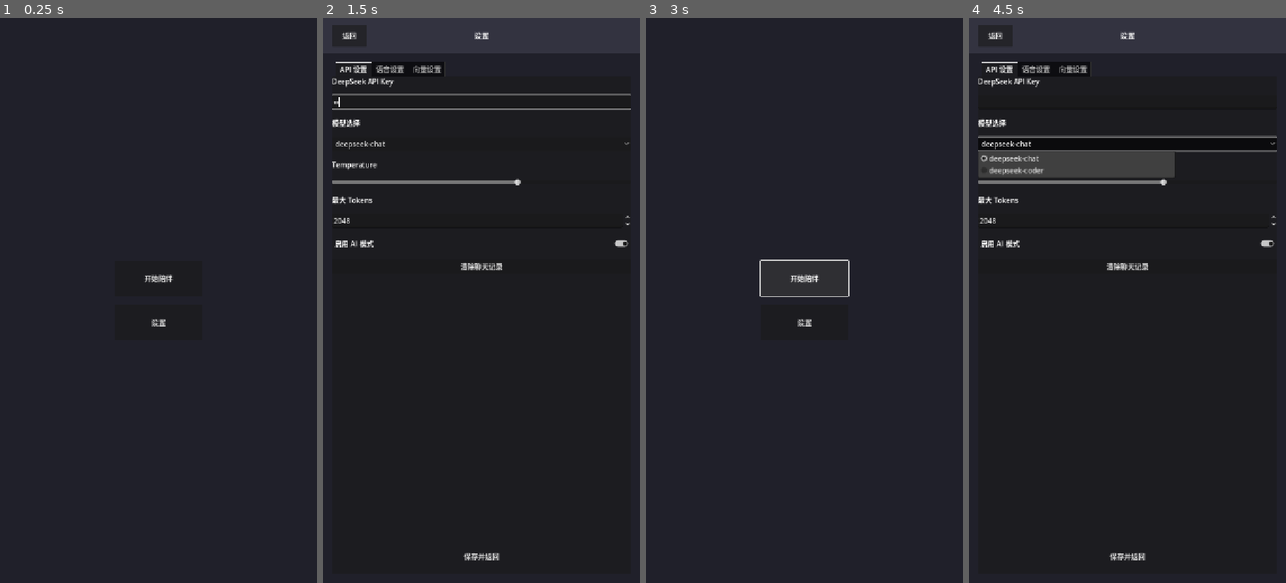
Above: before the commit, frames 1-4 (left to right).
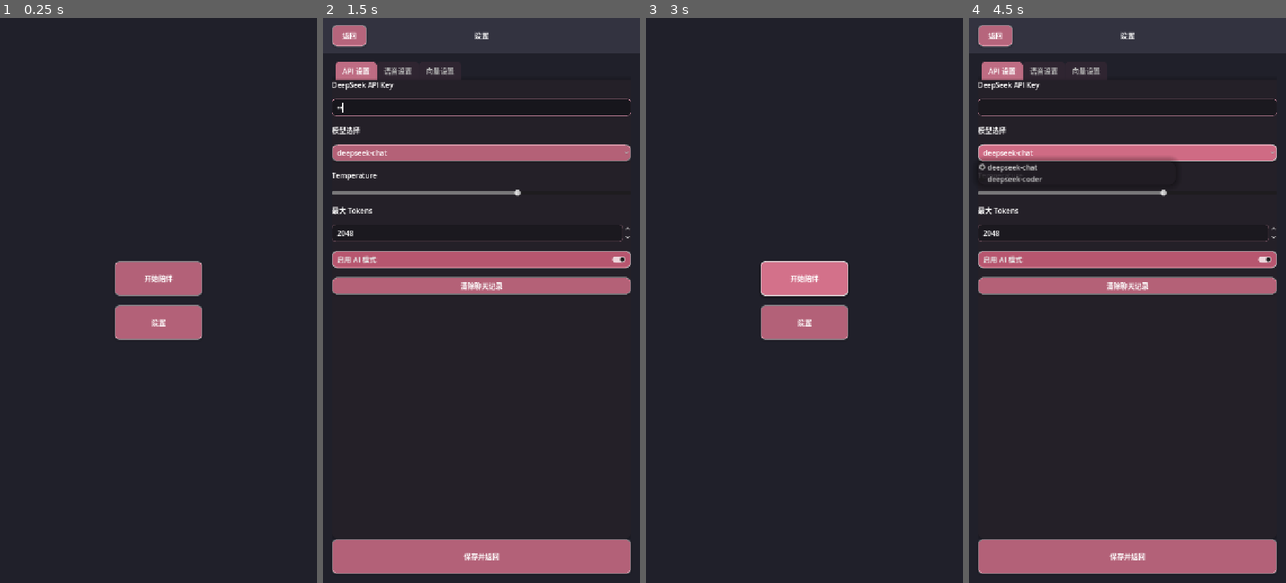
Above: after the commit, the same moments.

Repository: qunbaiby/GalChat
Game: Godot game, scene res://scenes/ui/start/start_scene.tscn
Same seed, same stepped clock (60 frames per second), same inputs: the game is played once before the commit and once after it.
Inputs (mouse positions are in pixels of both pictures, inside the frame that each line leads up to):
- Up to frame 1 (0.25 s): no input
- Up to frame 2 (1.5 s): click "设置" at 0.5 s; click (481, 102) at 1.27 s; type "12" at 1.35 s
- Up to frame 3 (3 s): click "返回" at 2 s; click "开始陪伴" at 2.75 s
- Up to frame 4 (4.5 s): click "设置" at 3.5 s; click "deepseek-chat" at 4.25 s

The runs differ from the first frame. In frame 1, 3.4% of the frame differs, in the area x 36-64%, y 43-57%; in frame 2, 19%; in frame 3, 3.6%; in frame 4, 21%, in the area x 2-98%, y 1-99%.

Commit message:
feat: 移除语音识别功能并重构音频总线配置
- 删除豆包ASR服务相关代码，包括UI控件、配置项和API类
- 重构音频总线布局，添加MuteBus以实现录音静音控制
- 启用音频输入驱动并设置自定义GUI主题
- 清理不再使用的资源文件和引用

Diff:
--- a/default_bus_layout.tres
+++ b/default_bus_layout.tres
@@ -6,9 +6,15 @@
 [resource]
 bus/1/name = &"Record"
 bus/1/solo = false
-bus/1/mute = true
+bus/1/mute = false
 bus/1/bypass_fx = false
 bus/1/volume_db = 0.0
-bus/1/send = &"Master"
+bus/1/send = &"MuteBus"
 bus/1/effect/0/effect = SubResource("AudioEffectRecord_1")
 bus/1/effect/0/enabled = true
+bus/2/name = &"MuteBus"
+bus/2/solo = false
+bus/2/mute = true
+bus/2/bypass_fx = false
+bus/2/volume_db = 0.0
+bus/2/send = &"Master"
--- a/project.godot
+++ b/project.godot
@@ -14,6 +14,10 @@
 run/main_scene="res://scenes/ui/start/start_scene.tscn"
 config/features=PackedStringArray("4.5", "GL Compatibility")
 config/icon="res://icon.svg"
+
+[audio]
+
+driver/enable_input=true
 
 [autoload]
 
@@ -43,6 +47,10 @@
 "res://scripts/": "red"
 }
 
+[gui]
+
+theme/custom="res://assets/themes/galchat_theme.tres"
+
 [rendering]
 
 renderer/rendering_method="gl_compatibility"
--- a/scenes/ui/chat/chat_scene.tscn
+++ b/scenes/ui/chat/chat_scene.tscn
@@ -11,10 +11,7 @@
 [ext_resource type="AudioStream" uid="uid://cv5be50dpyrvy" path="res://assets/audio/bgm/Luna.mp3" id="6_oa57e"]
 [ext_resource type="PackedScene" uid="uid://br1kcissdv26v" path="res://scenes/ui/chat/debug_panel.tscn" id="7_debug"]
 [ext_resource type="PackedScene" uid="uid://hx2jrjgjff11" path="res://scenes/ui/chat/toast_notification.tscn" id="8_toast"]
-[ext_resource type="Script" uid="uid://0654av2m37bv" path="res://scripts/api/doubao_ASR_Service.gd" id="doubao_asr"]
 [ext_resource type="PackedScene" uid="uid://gift_panel" path="res://scenes/ui/gift/gift_panel.tscn" id="gift_scene"]
-
-[sub_resource type="AudioStreamMicrophone" id="AudioStreamMicrophone_1"]
 
 [node name="ChatScene" type="Control"]
 layout_mode = 3
@@ -212,12 +209,6 @@
 wrap_mode = 1
 scroll_fit_content_height = true
 
-[node name="VoiceRecordButton" type="Button" parent="InputLayer/HBoxContainer"]
-custom_minimum_size = Vector2(100, 0)
-layout_mode = 2
-theme_override_font_sizes/font_size = 25
-text = "🎙"
-
 [node name="AffectionButton" type="Button" parent="InputLayer/HBoxContainer"]
 custom_minimum_size = Vector2(80, 0)
 layout_mode = 2
@@ -241,14 +232,6 @@
 
 [node name="DoubaoTTSService" type="Node" parent="."]
 script = ExtResource("4_pfs5l")
-
-[node name="DoubaoASRService" type="Node" parent="."]
-script = ExtResource("doubao_asr")
-
-[node name="MicCapture" type="AudioStreamPlayer" parent="."]
-stream = SubResource("AudioStreamMicrophone_1")
-autoplay = true
-bus = &"Record"
 
 [node name="AudioStreamPlayer" type="AudioStreamPlayer" parent="."]
 autoplay = true
--- a/scenes/ui/settings/settings_scene.tscn
+++ b/scenes/ui/settings/settings_scene.tscn
@@ -162,14 +162,6 @@
 layout_mode = 2
 text = "volcano_tts"
 
-[node name="ASRClusterLabel" type="Label" parent="ScrollContainer/TabContainer/语音设置"]
-layout_mode = 2
-text = "豆包 ASR Cluster"
-
-[node name="ASRClusterInput" type="LineEdit" parent="ScrollContainer/TabContainer/语音设置"]
-layout_mode = 2
-text = "volcengine_streaming_asr"
-
 [node name="VoiceTypeLabel" type="Label" parent="ScrollContainer/TabContainer/语音设置"]
 layout_mode = 2
 text = "音色 (Voice Type)"
--- a/scripts/api/doubao_ASR_Service.gd
+++ /dev/null
@@ -1,106 +0,0 @@
-class_name DoubaoASRService
-extends Node
-
-## 火山引擎一句话语音识别（ASR）服务
-## 负责将音频数据发送至火山引擎进行语音转文字
-
-signal asr_success(text: String)
-signal asr_failed(error_msg: String)
-
-const API_URL = "https://openspeech.bytedance.com/api/v1/asr"
-
-var _http_request: HTTPRequest
-
-func _ready() -> void:
-	_http_request = HTTPRequest.new()
-	add_child(_http_request)
-	_http_request.request_completed.connect(_on_request_completed)
-
-## 执行语音识别
-## [param audio_data] 录音的 WAV 格式二进制数据
-func recognize(audio_data: PackedByteArray) -> void:
-	if not GameDataManager.config:
-		asr_failed.emit("配置未初始化")
-		return
-
-	var app_id = GameDataManager.config.doubao_app_id
-	var token = GameDataManager.config.doubao_token
-	var asr_cluster = GameDataManager.config.doubao_asr_cluster
-
-	if app_id.is_empty() or token.is_empty():
-		asr_failed.emit("火山引擎 App ID 或 Token 未配置")
-		return
-
-	# 将音频数据转换为 Base64
-	var base64_audio = Marshalls.raw_to_base64(audio_data)
-
-	# 生成唯一请求 ID
-	var req_id = str(randi()) + str(Time.get_ticks_msec())
-
-	# 构建请求体 JSON 数据
-	var payload_dict = {
-		"app": {
-			"appid": app_id,
-			"token": token,
-			"cluster": asr_cluster
-		},
-		"user": {
-			"uid": "godot_player"
-		},
-		"audio": {
-			"format": "wav",
-			"rate": AudioServer.get_mix_rate(),
-			"language": "zh-CN",
-			"bits": 16,
-			"channel": 1,
-			"codec": "raw"
-		},
-		"request": {
-			"reqid": req_id,
-			"sequence": 1,
-			"action": 1,
-			"nbest": 1
-		},
-		"payload": base64_audio
-	}
-
-	var json_data = JSON.stringify(payload_dict)
-
-	var headers = [
-		"Authorization: Bearer; " + token,
-		"Content-Type: application/json"
-	]
-
-	var error = _http_request.request(API_URL, headers, HTTPClient.METHOD_POST, json_data)
-	if error != OK:
-		asr_failed.emit("发送请求失败，错误码：" + str(error))
-
-func _on_request_completed(result: int, response_code: int, headers: PackedStringArray, body: PackedByteArray) -> void:
-	if result != HTTPRequest.RESULT_SUCCESS:
-		asr_failed.emit("网络请求失败，Result Code: " + str(result))
-		return
-
-	if response_code != 200:
-		var err_msg = body.get_string_from_utf8()
-		asr_failed.emit("API返回错误，HTTP Code: " + str(response_code) + " Msg: " + err_msg)
-		return
-
-	var response_text = body.get_string_from_utf8()
-	var json = JSON.new()
-	var err = json.parse(response_text)
-
-	if err != OK:
-		asr_failed.emit("JSON解析失败：" + response_text)
-		return
-
-	var data = json.get_data()
-
-	if data.has("code") and str(data["code"]) == "1000":
-		if data.has("result") and typeof(data["result"]) == TYPE_ARRAY and data["result"].size() > 0:
-			var recognized_text = data["result"][0].get("text", "")
-			asr_success.emit(recognized_text)
-		else:
-			asr_failed.emit("识别结果为空")
-	else:
-		var msg = data.get("message", "未知错误")
-		asr_failed.emit("识别失败：" + msg + " (" + response_text + ")")
--- a/scripts/chat/dialogue_manager.gd
+++ b/scripts/chat/dialogue_manager.gd
@@ -11,15 +11,12 @@
 @onready var send_btn: Button = $InputLayer/HBoxContainer/SendButton
 @onready var affection_btn: Button = $InputLayer/HBoxContainer/AffectionButton
 @onready var gift_btn: Button = $InputLayer/HBoxContainer/GiftButton
-@onready var voice_record_btn: Button = $InputLayer/HBoxContainer/VoiceRecordButton
 
 @onready var character_layer: TextureRect = $CharacterLayer
 
 @onready var deepseek_client: DeepSeekClient = $DeepSeekClient
 @onready var doubao_tts = $DoubaoTTSService
-@onready var doubao_asr = $DoubaoASRService
 @onready var audio_player: AudioStreamPlayer = $AudioStreamPlayer
-@onready var mic_capture: AudioStreamPlayer = $MicCapture
 
 @onready var history_panel: Panel = $HistoryPanel
 @onready var history_close_btn: Button = $HistoryPanel/HistoryTopBar/HistoryCloseButton
@@ -43,11 +40,6 @@
 	gift_panel.gift_sent.connect(_on_gift_sent)
 	send_btn.pressed.connect(_on_send_pressed)
 	input_field.text_changed.connect(_on_input_text_changed)
-
-	voice_record_btn.button_down.connect(_on_voice_record_down)
-	voice_record_btn.button_up.connect(_on_voice_record_up)
-	doubao_asr.asr_success.connect(_on_asr_success)
-	doubao_asr.asr_failed.connect(_on_asr_failed)
 
 	history_close_btn.pressed.connect(_on_history_close_pressed)
 
@@ -216,41 +208,7 @@
 func _on_back_pressed() -> void:
 	get_tree().change_scene_to_file("res://scenes/ui/main/main_scene.tscn")
 
-var _record_effect: AudioEffectRecord
-
-func _on_voice_record_down() -> void:
-	voice_record_btn.text = "松开发送"
-	voice_record_btn.modulate = Color(0.8, 0.2, 0.2)
-	var bus_idx = AudioServer.get_bus_index("Record")
-	_record_effect = AudioServer.get_bus_effect(bus_idx, 0)
-	if _record_effect:
-		_record_effect.set_recording_active(true)
-
-func _on_voice_record_up() -> void:
-	voice_record_btn.text = "按住说话"
-	voice_record_btn.modulate = Color(1, 1, 1)
-	if _record_effect:
-		_record_effect.set_recording_active(false)
-		var recording = _record_effect.get_recording()
-		if recording:
-			recording.save_to_wav("user://temp_record.wav")
-			var file = FileAccess.open("user://temp_record.wav", FileAccess.READ)
-			if file:
-				var data = file.get_buffer(file.get_length())
-				file.close()
-				toast.show_toast("正在识别语音...", Color.YELLOW)
-				doubao_asr.recognize(data)
-
-func _on_asr_success(text: String) -> void:
-	if not text.is_empty():
-		input_field.text = text
-		toast.show_toast("语音识别成功", Color.GREEN)
-	else:
-		toast.show_toast("未听清你说什么", Color.ORANGE)
-
-func _on_asr_failed(err: String) -> void:
-	toast.show_toast("语音识别失败: " + err, Color.RED)
-	print("ASR Error: ", err)
+
 
 func _on_debug_pressed() -> void:
 	debug_panel.show_panel()
--- a/scripts/data/config_resource.gd
+++ b/scripts/data/config_resource.gd
@@ -11,7 +11,6 @@
 var doubao_app_id: String = "2557182005"
 var doubao_token: String = "vtuoxQuuStbX442IL3ZhvH4QptGlfepf"
 var doubao_cluster: String = "volcano_tts"
-var doubao_asr_cluster: String = "volcengine_streaming_asr"
 var doubao_voice_type: String = "ICL_zh_female_bingruoshaonv_tob"
 var voice_enabled: bool = true
 
@@ -34,7 +33,6 @@
         "doubao_app_id": doubao_app_id,
         "doubao_token": doubao_token,
         "doubao_cluster": doubao_cluster,
-        "doubao_asr_cluster": doubao_asr_cluster,
         "doubao_voice_type": doubao_voice_type,
         "voice_enabled": voice_enabled,
         "doubao_embedding_api_key": doubao_embedding_api_key,
@@ -65,7 +63,6 @@
                 doubao_app_id = data.get("doubao_app_id", doubao_app_id)
                 doubao_token = data.get("doubao_token", doubao_token)
                 doubao_cluster = data.get("doubao_cluster", doubao_cluster)
-                doubao_asr_cluster = data.get("doubao_asr_cluster", doubao_asr_cluster)
                 doubao_voice_type = data.get("doubao_voice_type", doubao_voice_type)
                 voice_enabled = data.get("voice_enabled", voice_enabled)
                 doubao_embedding_api_key = data.get("doubao_embedding_api_key", doubao_embedding_api_key)
--- a/scripts/ui/settings/settings_scene.gd
+++ b/scripts/ui/settings/settings_scene.gd
@@ -10,7 +10,6 @@
 @onready var app_id_input: LineEdit = $"ScrollContainer/TabContainer/语音设置/AppIdInput"
 @onready var token_input: LineEdit = $"ScrollContainer/TabContainer/语音设置/TokenInput"
 @onready var cluster_input: LineEdit = $"ScrollContainer/TabContainer/语音设置/ClusterInput"
-@onready var asr_cluster_input: LineEdit = $"ScrollContainer/TabContainer/语音设置/ASRClusterInput"
 @onready var voice_type_input: LineEdit = $"ScrollContainer/TabContainer/语音设置/VoiceTypeInput"
 
 @onready var embed_key_input: LineEdit = $"ScrollContainer/TabContainer/向量设置/EmbedKeyInput"
@@ -44,7 +43,6 @@
     app_id_input.text = config.doubao_app_id
     token_input.text = config.doubao_token
     cluster_input.text = config.doubao_cluster
-    asr_cluster_input.text = config.doubao_asr_cluster
     voice_type_input.text = config.doubao_voice_type
 
     embed_key_input.text = config.doubao_embedding_api_key
@@ -62,7 +60,6 @@
     config.doubao_app_id = app_id_input.text
     config.doubao_token = token_input.text
     config.doubao_cluster = cluster_input.text
-    config.doubao_asr_cluster = asr_cluster_input.text
     config.doubao_voice_type = voice_type_input.text
 
     config.doubao_embedding_api_key = embed_key_input.text
Not shown, removed: scripts/api/doubao_ASR_Service.gd.uid
